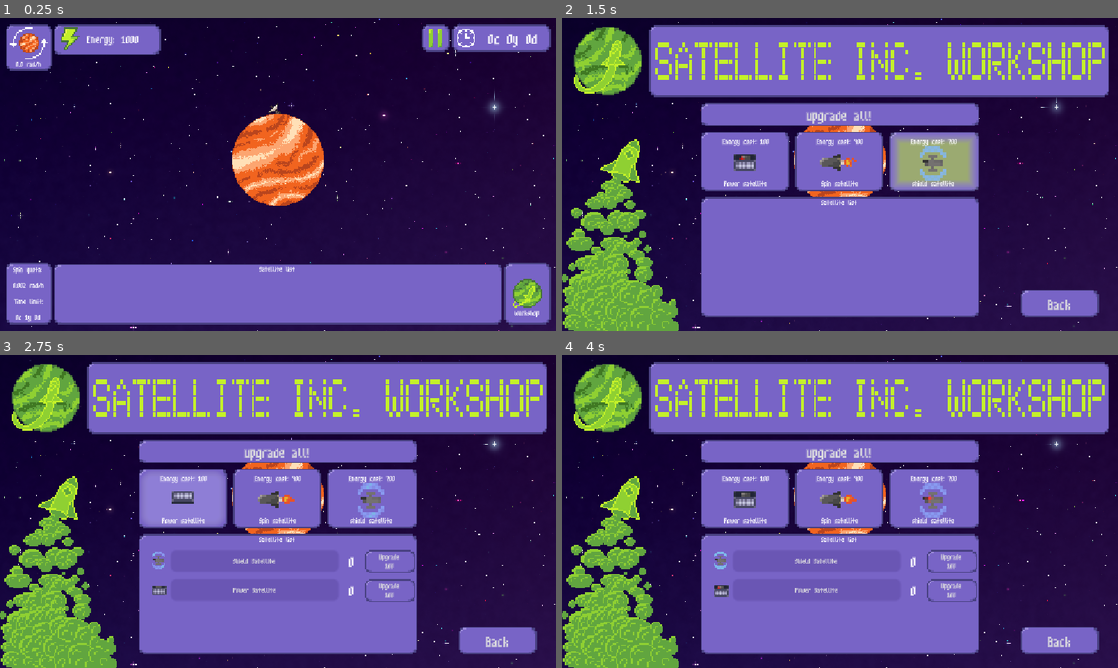
Above: before the commit, frames 1-4 (two rows, left to right).
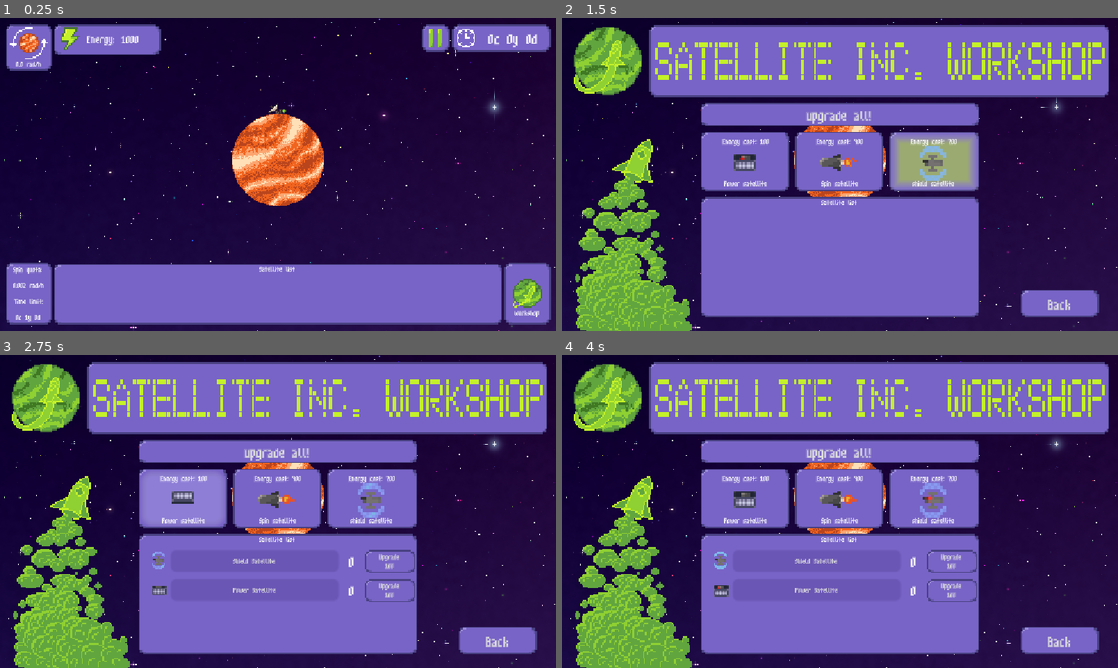
Above: after the commit, the same moments.

Repository: SpookyPlagueDoc777/Orbit-game
Game: Godot game, scene res://Scenes/Game/main_node.tscn
Same seed, same stepped clock (60 frames per second), same inputs: the game is played once before the commit and once after it.
Inputs (mouse positions are in pixels of both pictures, inside the frame that each line leads up to):
- Up to frame 1 (0.25 s): no input
- Up to frame 2 (1.5 s): click (1090, 293) at 0.5 s; tap Enter at 1.25 s; move the mouse to (962, 158) at 1.27 s; click (962, 158) at 1.42 s
- Up to frame 3 (2.75 s): move the mouse to (166, 527) at 2.02 s; click (166, 527) at 2.17 s
- Up to frame 4 (4 s): move the mouse to (895, 442) at 2.77 s; click (895, 442) at 2.92 s; move the mouse to (812, 574) at 3.52 s; click (812, 574) at 3.67 s

The runs differ from the first frame. In frame 1, 0.8% of the frame differs, in the area x 41-59%, y 29-60%; in frame 2, 5.3%, in the area x 0-59%, y 34-100%; in frame 3, 5.3%; in frame 4, 5.3%.

Commit message:
Visual updates

Diff:
--- a/Scenes/UI/game_ui.tscn
+++ b/Scenes/UI/game_ui.tscn
@@ -312,6 +312,7 @@
 [node name="SatelliteScroll" type="ScrollContainer" parent="SatelliteList/VBoxContainer" unique_id=1865125485]
 layout_mode = 2
 size_flags_vertical = 3
+theme = ExtResource("5_lolt2")
 
 [node name="SatelliteContainer" type="VBoxContainer" parent="SatelliteList/VBoxContainer/SatelliteScroll" unique_id=781712359]
 layout_mode = 2
--- a/Scenes/UI/shop_menu.tscn
+++ b/Scenes/UI/shop_menu.tscn
@@ -314,12 +314,14 @@
 
 [node name="TextureRect2" type="TextureRect" parent="Control" unique_id=605020551]
 layout_mode = 1
-anchors_preset = 2
+anchors_preset = -1
+anchor_left = 0.023000002
 anchor_top = 1.0
-anchor_bottom = 1.0
-offset_left = 41.0
+anchor_right = 0.023000002
+anchor_bottom = 1.0
+offset_left = -0.4960022
 offset_top = -475.0
-offset_right = 290.0
+offset_right = 248.504
 grow_vertical = 0
 size_flags_horizontal = 3
 texture = ExtResource("7_40rfe")
--- a/Textures/UI/workshop_theme.tres
+++ b/Textures/UI/workshop_theme.tres
@@ -36,6 +36,22 @@
 
 [sub_resource type="StyleBoxEmpty" id="StyleBoxEmpty_tuexk"]
 
+[sub_resource type="StyleBoxFlat" id="StyleBoxFlat_5wavw"]
+bg_color = Color(0.6117647, 0.54509807, 0.85882354, 1)
+corner_radius_top_left = 8
+corner_radius_top_right = 8
+corner_radius_bottom_right = 8
+corner_radius_bottom_left = 8
+
+[sub_resource type="StyleBoxFlat" id="StyleBoxFlat_svuav"]
+content_margin_left = 8.0
+content_margin_top = 8.0
+bg_color = Color(0.4, 0.34509805, 0.68235296, 1)
+corner_radius_top_left = 8
+corner_radius_top_right = 8
+corner_radius_bottom_right = 8
+corner_radius_bottom_left = 8
+
 [resource]
 Button/font_sizes/font_size = 16
 Button/fonts/font = ExtResource("1_tuexk")
@@ -47,3 +63,5 @@
 LineEdit/fonts/font = ExtResource("1_tuexk")
 LineEdit/styles/normal = SubResource("StyleBoxFlat_mnd0w")
 Panel/styles/panel = SubResource("StyleBoxEmpty_tuexk")
+VScrollBar/styles/grabber = SubResource("StyleBoxFlat_5wavw")
+VScrollBar/styles/scroll = SubResource("StyleBoxFlat_svuav")
Binary file changed: Textures/PLanet x but beeeeg.png
